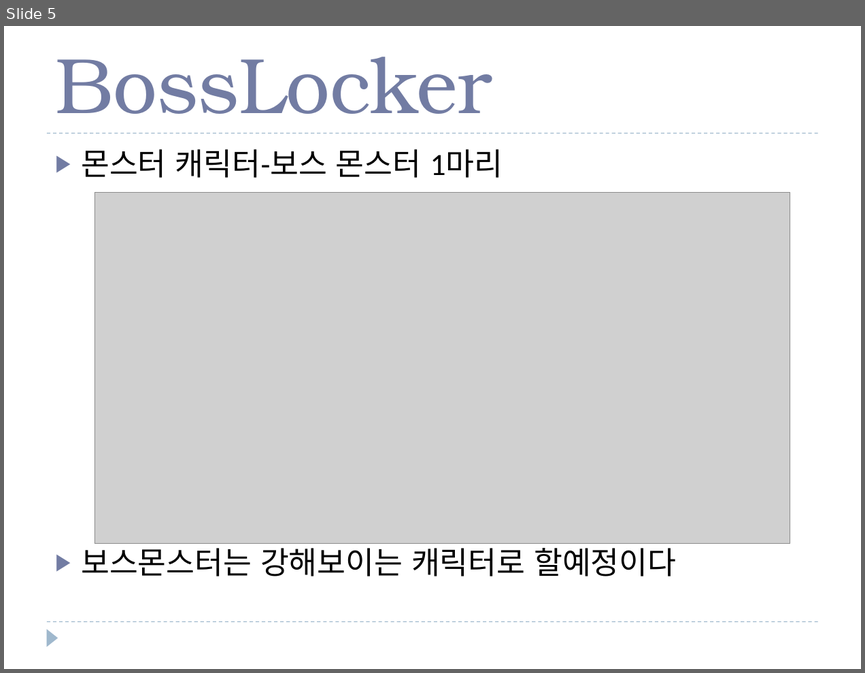
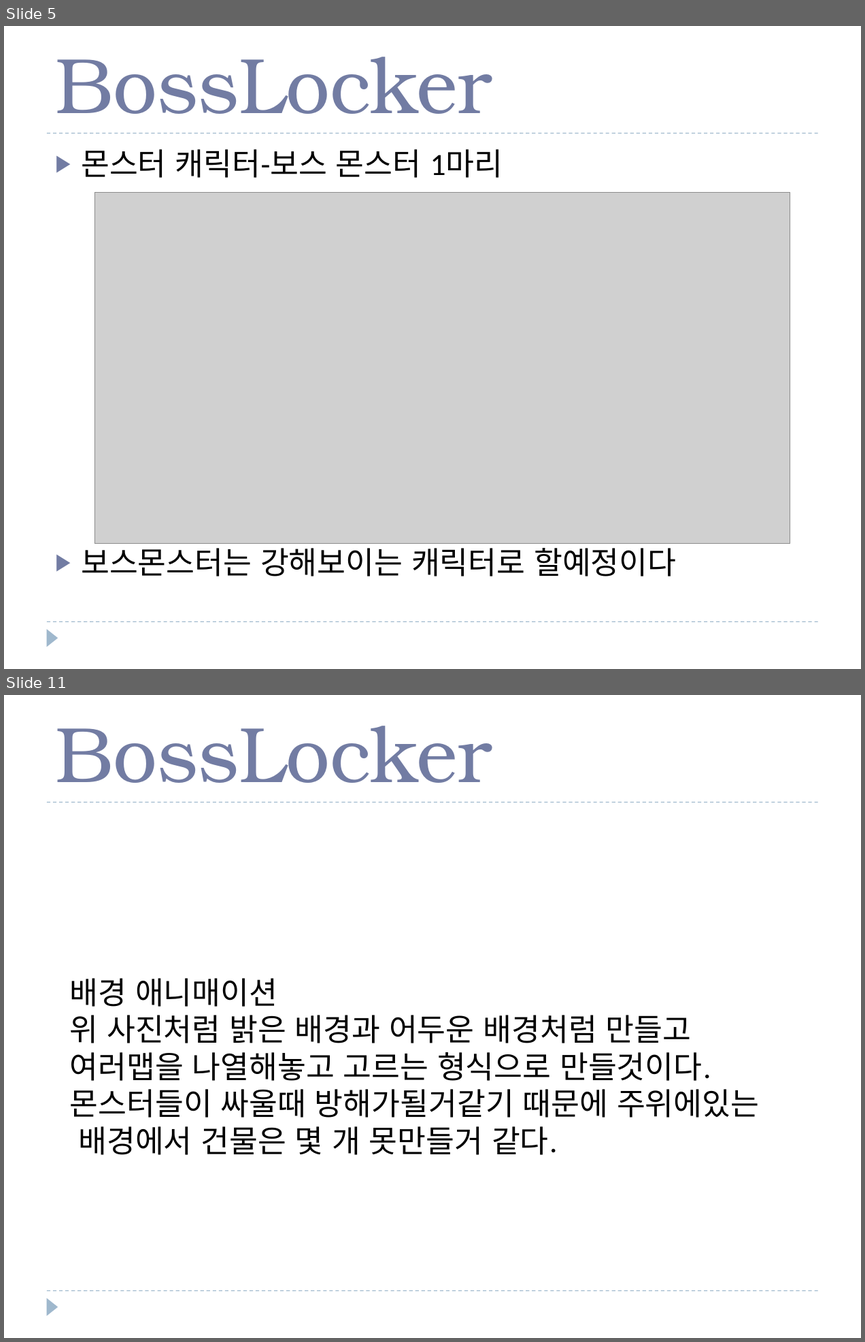
Before and after one commit to goddun/Graphic, a slide deck: BossLocker.pptx. Shown one above the other, each under a label of ours: slide 5 before the commit, slides 5 and 11 after it; the slides between them are not shown. The pictures are 865x673 and 865x1342 pixels, drawn with LibreOffice and Linux fonts; fonts in the diff are those of the drawing; grey boxes stand for pictures. Boxes give left, top, right and bottom in pixels: in the first picture for what was removed or moved away, otherwise in the second. Text is boxed around its words. In the diff, an @@ line names an element or a change of style, - is before the commit and + after.

Commit message:
배경 캐릭터 피피티 설명

```diff
--- a/BossLocker.pptx
+++ b/BossLocker.pptx
@@ slide 11 added at [4, 695, 861, 1338], background #FFFFFF; not listed: 3 template elements that a slide beside it also shows @@
@@ title added at [55, 726, 492, 783], 66 pt, text #727CA3 @@
+BossLocker
@@ text added at [70, 978, 759, 1155], 26 pt, text #000000 @@
+배경 애니매이션
+위 사진처럼 밝은 배경과 어두운 배경처럼 만들고
+여러맵을 나열해놓고 고르는 형식으로 만들것이다.
+몬스터들이 싸울때 방해가될거같기 때문에 주위에있는
+배경에서 건물은 몇 개 못만들거 같다.
```
Also in this commit, not shown: 1 slide changed, 4 other slides added.
